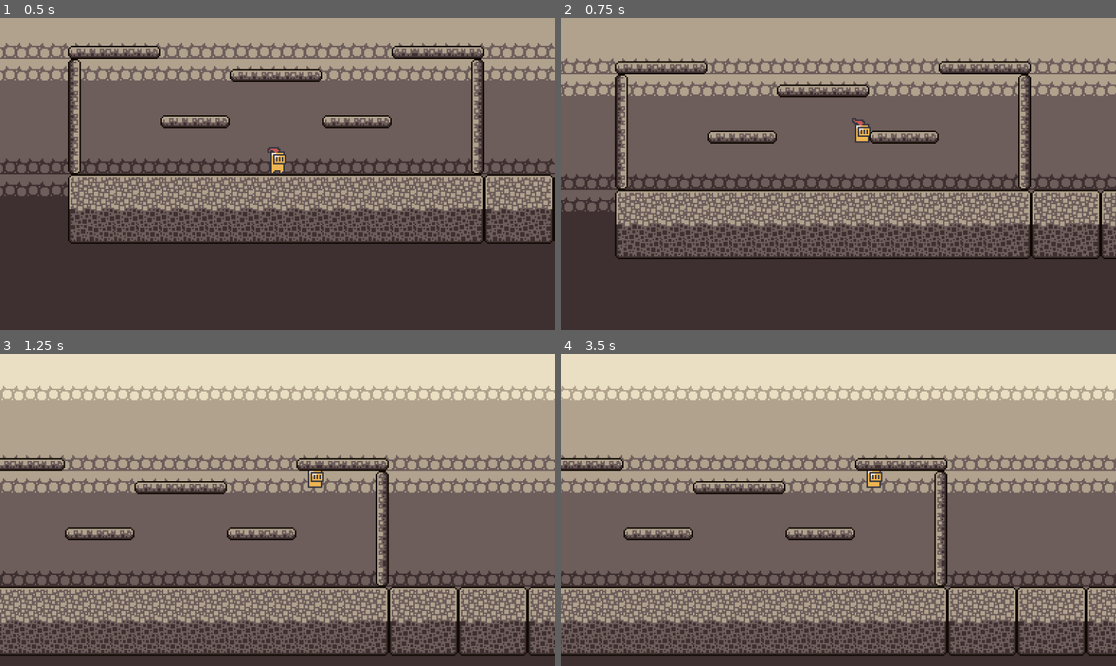
Above: before the commit, frames 1-4 (two rows, left to right).
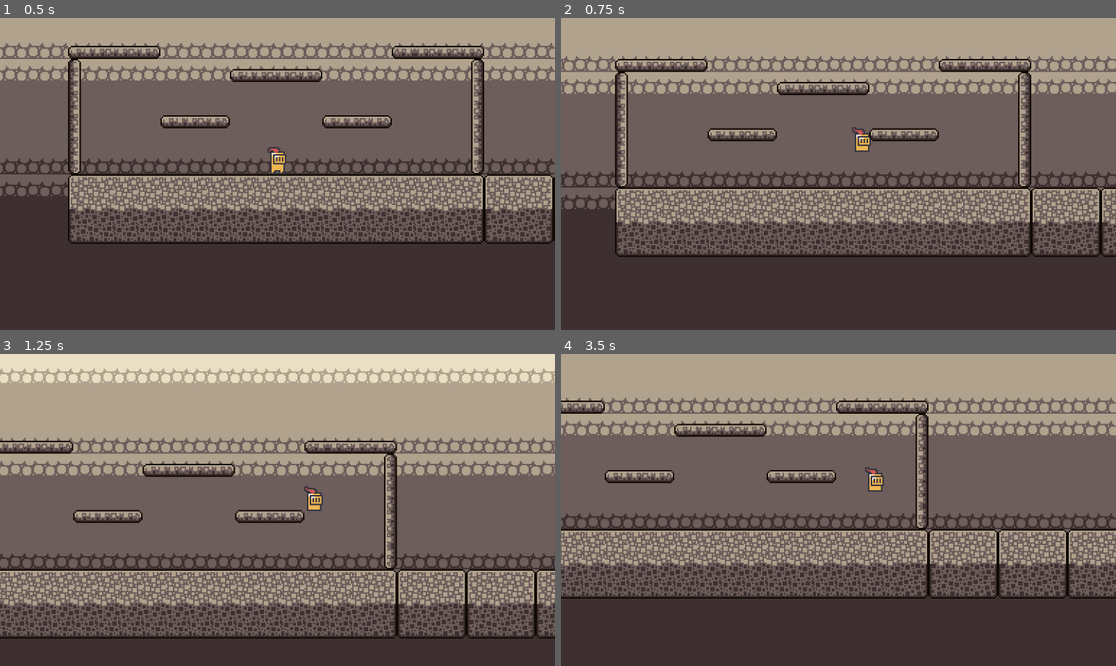
Above: after the commit, the same moments.

Repository: Amen-Haj-Brahim/experimental-godot-platformer
Game: Godot game, scene res://scenes/amjangame.tscn
Same seed, same stepped clock (60 frames per second), same inputs: the game is played once before the commit and once after it.
Inputs:
- Up to frame 1 (0.5 s): no input
- Up to frame 2 (0.75 s): hold D (move_right) from 0.53 s (still down); tap Space (jump) at 0.6 s
- Up to frame 3 (1.25 s): keep holding D (move_right); tap Space (jump) at 0.77, 1.07 s
- Up to frame 4 (3.5 s): tap Space (jump) at 1.35, 1.52, 1.82, 2.1, 2.85, 3.02, 3.32 s; release D (move_right) at 2.03 s; hold A (move_left) 2.03-2.78 s; hold D (move_right) from 2.78 s (still down)

Frame 1 is identical in both runs. In frame 2, 19% of the frame differs, in the area x 0-100%, y 12-78%; in frame 3, 38%; in frame 4, 61%, in the area x 0-100%, y 0-97%.

Commit message:
added wall jump

Diff:
--- a/scripts/playermovement.gd
+++ b/scripts/playermovement.gd
@@ -5,6 +5,7 @@
 const JUMP_VELOCITY = -300.0
 @export_range(0,1) var acceleration=0.1
 @export_range(0,1) var deceleration=0.1
+@export_range(0,1) var decelerate_jump=0.5
 @onready var animated_sprite_2d: AnimatedSprite2D = $AnimatedSprite2D
 
 func _physics_process(delta):
@@ -13,8 +14,10 @@
 		velocity += get_gravity() * delta
 
 	# Handle jump.
-	if Input.is_action_just_pressed("jump") and is_on_floor():
+	if Input.is_action_just_pressed("jump") and (is_on_floor() or is_on_wall()):
 		velocity.y = JUMP_VELOCITY
+	if Input.is_action_just_released("jump") and velocity.y<0:
+		velocity.y*=decelerate_jump
 
 	# Get the input direction and handle the movement/deceleration.
 	# As good practice, you should replace UI actions with custom gameplay actions.
